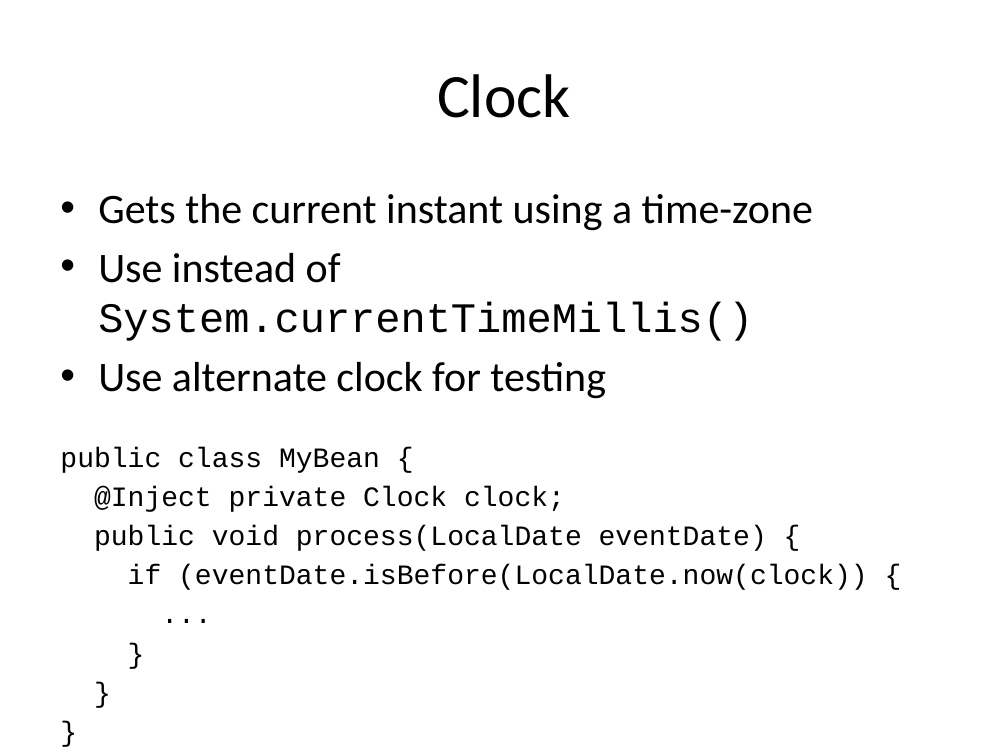
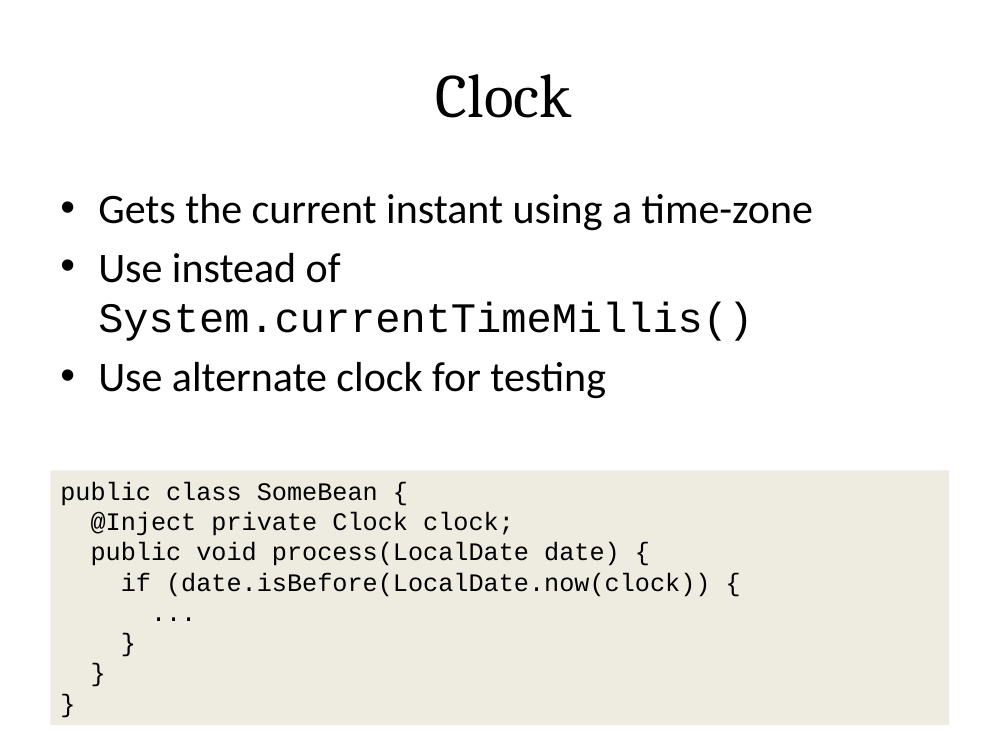
Before and after one commit to sualeh/make-a-date, a slide deck: slide 28 of Java 8 Date and Time API.pptx. Drawn at 1008x756 pixels with LibreOffice and Linux fonts; fonts in the diff are those of the drawing. Boxes give left, top, right and bottom in pixels: in the first picture for what was removed or moved away, otherwise in the second. Text is boxed around its words. In the diff, an @@ line names an element or a change of style, - is before the commit and + after.

```diff
--- a/Java 8 Date and Time API.pptx
+++ b/Java 8 Date and Time API.pptx
@@ title "Clock" at [436, 74, 572, 118]: font Calibri to Cambria @@
@@ text at [60, 447, 868, 590]: paragraphs removed @@
-public class MyBean {
-@Inject private Clock clock;
-public void process(LocalDate eventDate) {
-if (eventDate.isBefore(LocalDate.now(clock)) {
-...
-}
-}
-}
@@ rectangle added at [50, 471, 950, 725], fill #EEECE1, 18 pt, text #000000 @@
+public class SomeBean {
+@Inject private Clock clock;
+public void process(LocalDate date) {
+if (date.isBefore(LocalDate.now(clock)) {
+...
+}
+}
+}
```
Also in this commit, not shown: 42 other slides changed.
